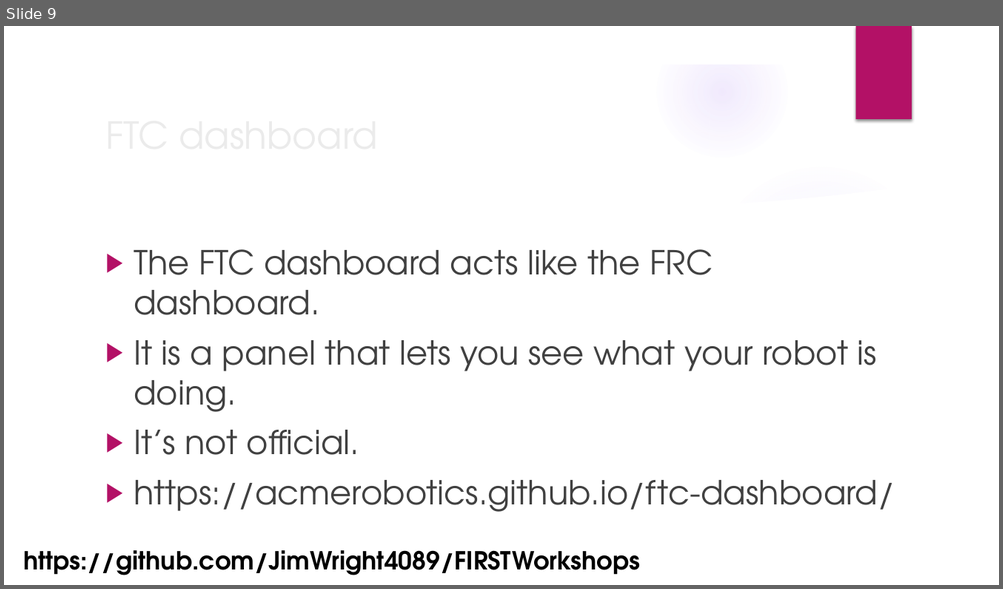
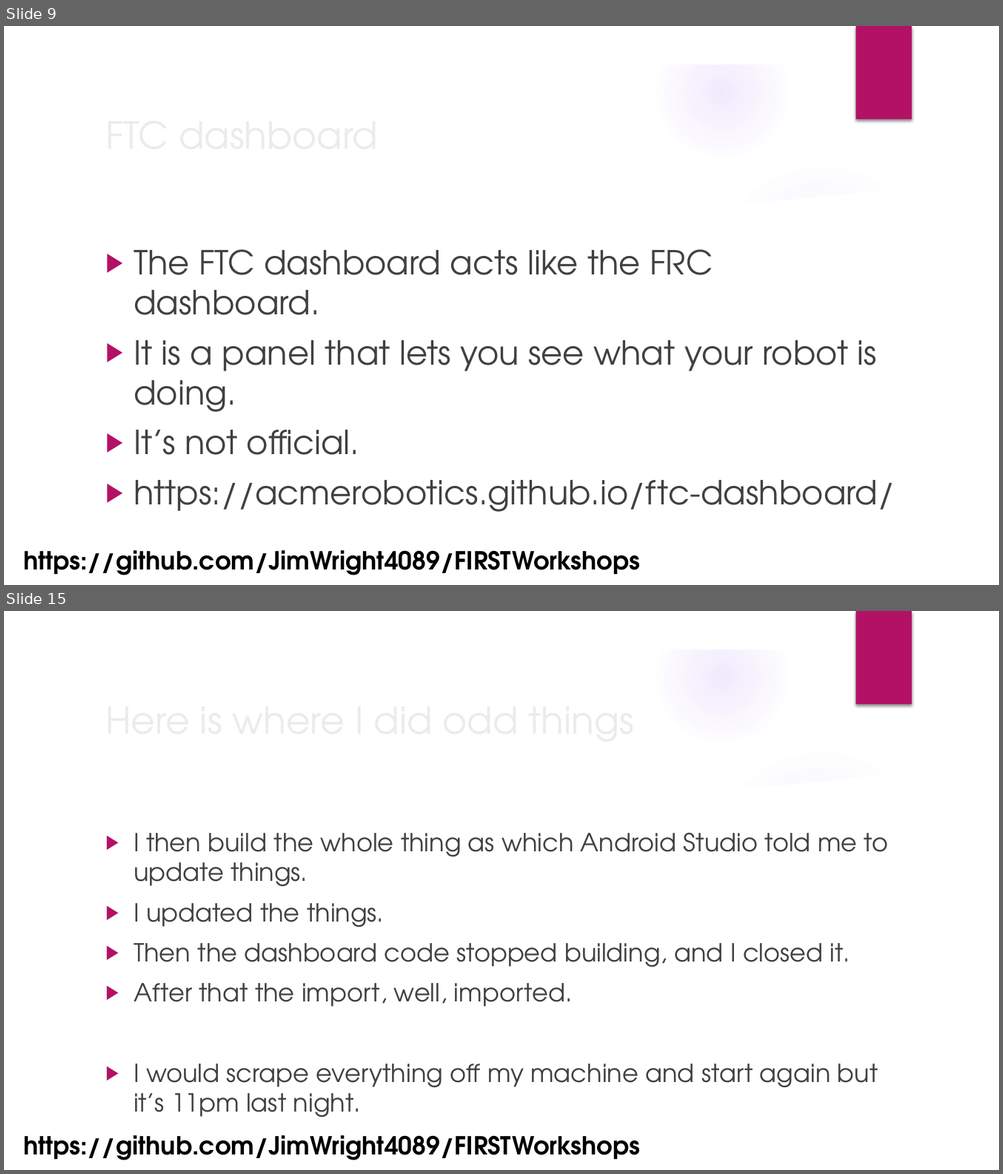
Before and after one commit to JimWright4089/FIRSTWorkshops, a slide deck: FTC/2022/Advanced FTC Code.pptx. Shown one above the other, each under a label of ours: slide 9 before the commit, slides 9 and 15 after it; the slides between them are not shown. The pictures are 1003x589 and 1003x1174 pixels, drawn with LibreOffice and Linux fonts; fonts in the diff are those of the drawing; background and template pictures are left out. Boxes give left, top, right and bottom in pixels: in the first picture for what was removed or moved away, otherwise in the second. Text is boxed around its words. In the diff, an @@ line names an element or a change of style, - is before the commit and + after.

```diff
--- a/FTC/2022/Advanced FTC Code.pptx
+++ b/FTC/2022/Advanced FTC Code.pptx
@@ slide 15 added at (x1=4, y1=611, x2=999, y2=1170), background picture (left out); not listed: 9 template elements that a slide beside it also shows @@
@@ text added at (x1=134, y1=832, x2=888, y2=1117), 24 pt, text #404040 @@
+▶ I then build the whole thing as which Android Studio told me to update things.
+▶ I updated the things.
+▶ Then the dashboard code stopped building, and I closed it.
+▶ After that the import, well, imported.
+▶ I would scrape everything off my machine and start again but it’s 11pm last night.
@@ title added at (x1=134, y1=833, x2=307, y2=886), 36 pt, text #EBEBEB @@
+Here is where I did odd things
@@ text added at (x1=23, y1=1136, x2=640, y2=1161), 24 pt, text #000000, bold @@
+https://github.com/JimWright4089/FIRSTWorkshops
```
Also in this commit, not shown: 9 other slides added, 2 other files.
